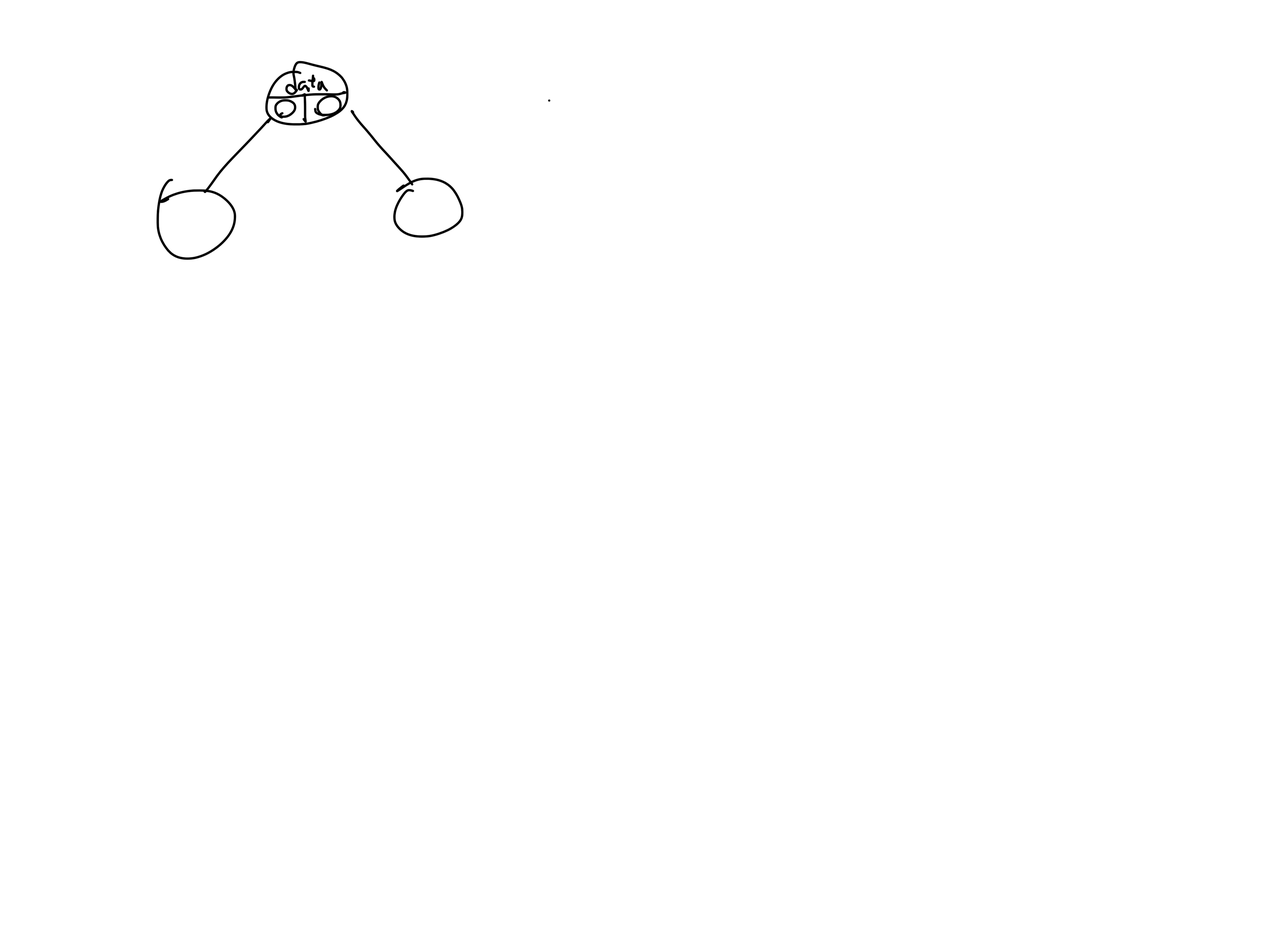
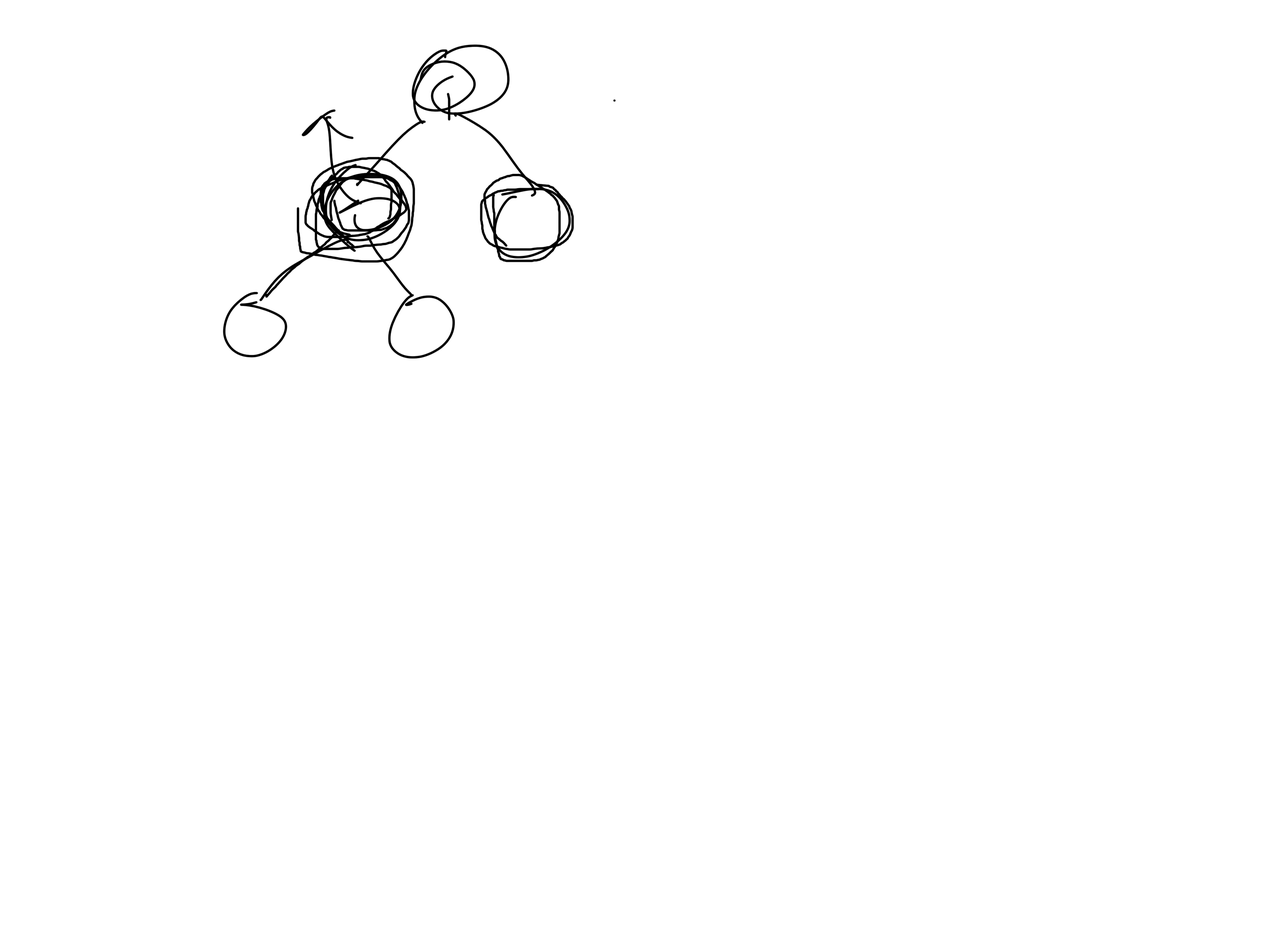
Two versions of the same layered image (1267px x 950px). Layer-by-layer changes:
painted on "Layer 2" over 156, 44, 616, 359
